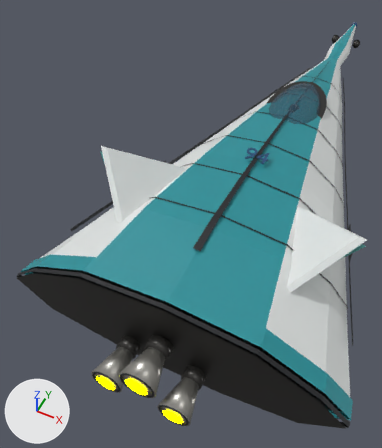
Renders of the glTF model ThoriumGap_JS/models/Ship_PyramidLifter_741828.glb from each side of a commit.
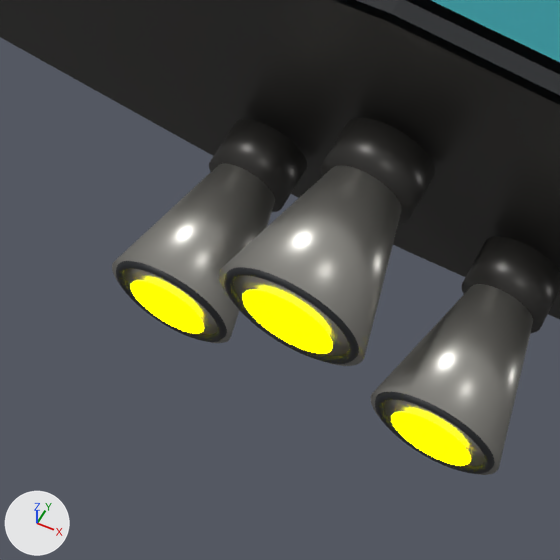
Old and new are each drawn whole from a camera (50 mm lens) standing at (1.31, -5.43, 4.41) and looking at (-0.67, -1.48, -0.53) and again close up on the part from 16% to 54% of the width and 68% to 100% of the height. Every picture has the same lights, and +X, +Y and +Z are marked at lower left. The last two pictures show the newer version. Where no turn or scale is listed for an object, it has been applied to the vertices.

Objects in the first close-up: 'EngineBell_CenterUpper_BurnishedNozzle', 'EngineBell_LeftLower_BurnishedNozzle', 'EngineBell_RightLower_BurnishedNozzle', 'EngineDeck_AftDarkCompressionSeal', 'EngineDeck_AftFacetedDarkMountPlate', 'EngineDeck_AftOuterArmorCollar', 'EngineEmitter', 'EngineLip_CenterUpper_DarkNozzleRim', 'EngineThroat_CenterUpper_DarkRecessedSocket', 'EngineThroat_LeftLower_DarkRecessedSocket', 'EngineThroat_RightLower_DarkRecessedSocket', 'Fuselage_MainPyramidalLiftingBody' and 2 more.
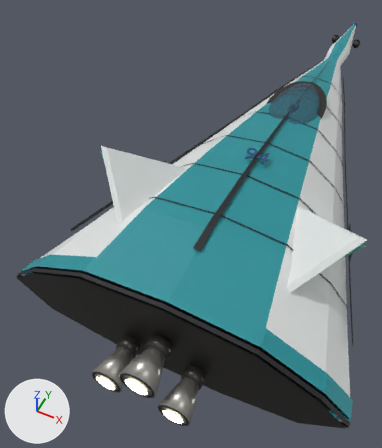
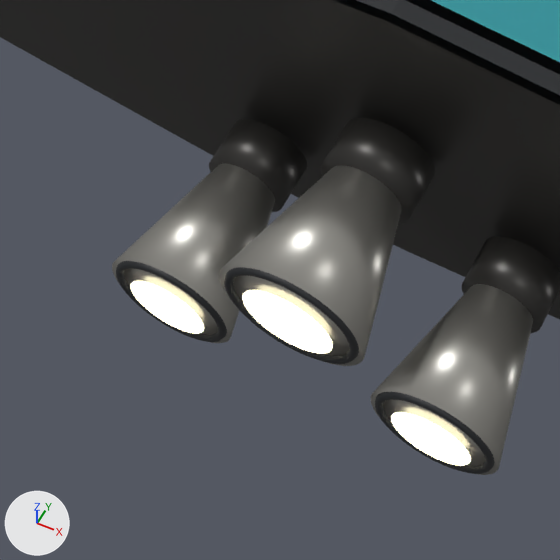
Boxes [x1, y1, x2, y2] around the edits, measured in the close-ups (560 x 560 px):
'EngineEmitter', recoloured
    both: [130, 281, 471, 466]

Diff of the bpy script that builds the scene:
```diff
--- a/ThoriumGap_JS/models/Ship_PyramidLifter_741828.glb.py
+++ b/ThoriumGap_JS/models/Ship_PyramidLifter_741828.glb.py
@@ mat_engineglow @@
 mat_engineglow.roughness = 1.0
-mat_engineglow.emission_color = (1.0, 1.0, 0.0)  # yellow #ffff00
+mat_engineglow.emission_color = (0.62, 0.57, 0.4)  # beige #cec7aa
 mat_engineglow.emission_strength = 5.0
```
